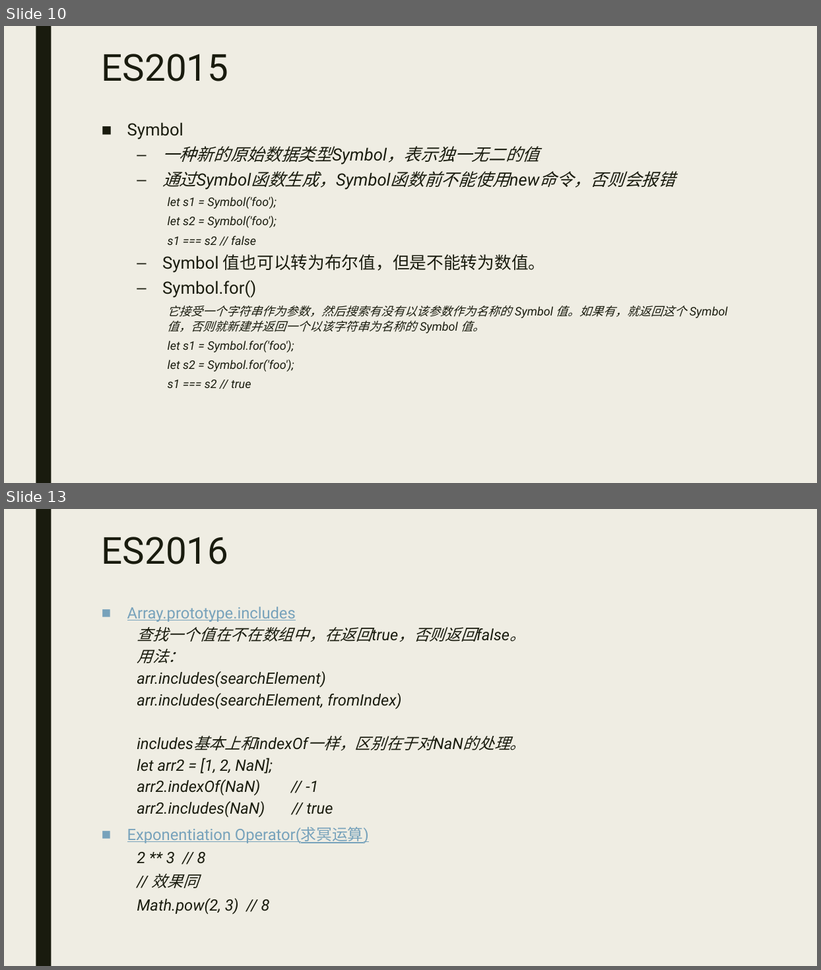
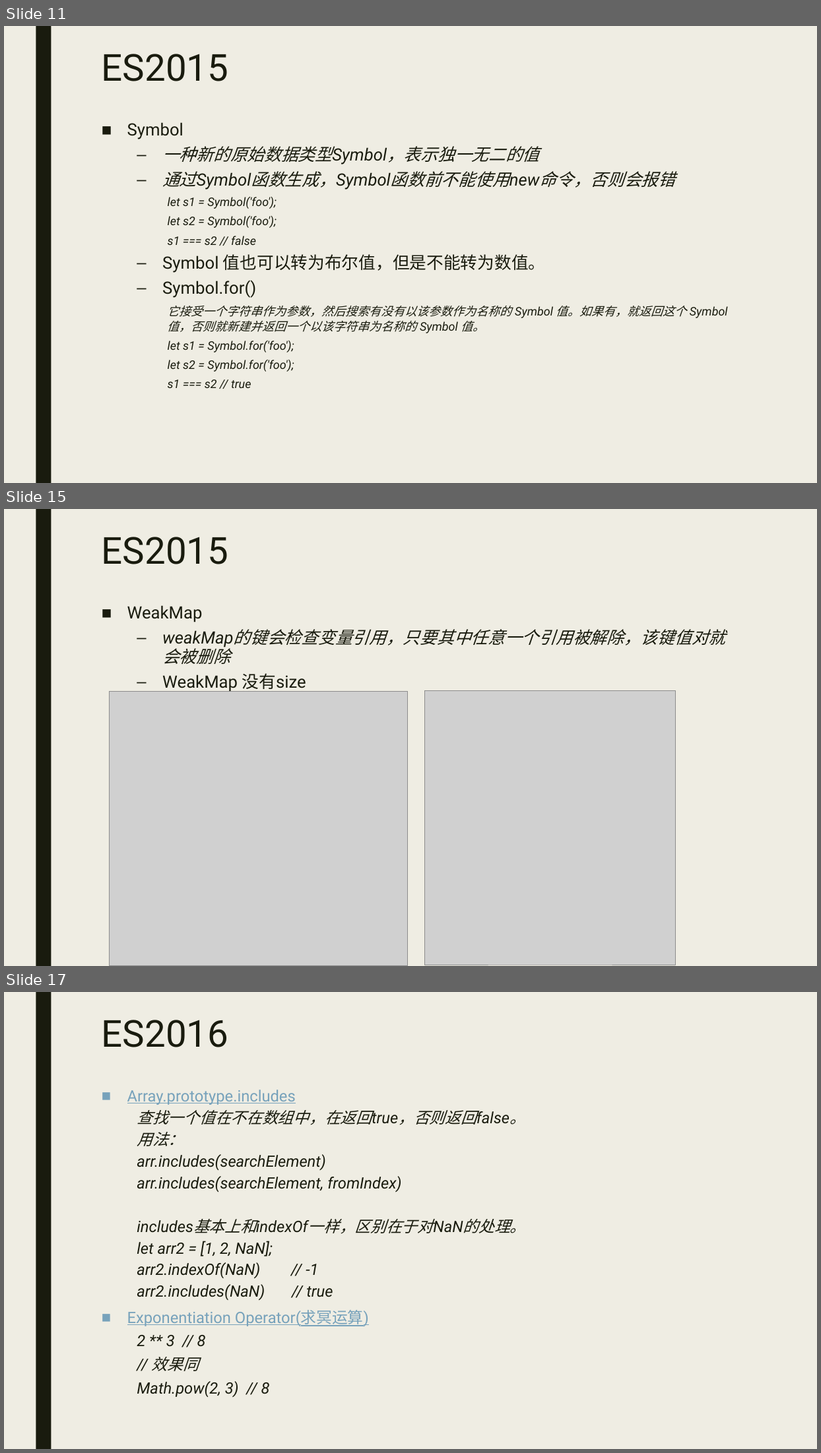
Before and after one commit to wflonglong/wflonglong.github.io, a slide deck: ppt/ES6.pptx. Shown one above the other, each under a label of ours: slides 10 and 13 before the commit, slides 11, 15 and 17 after it; the slides between them are not shown. The pictures are 821x970 and 821x1453 pixels, drawn with LibreOffice and Linux fonts; fonts in the diff are those of the drawing; grey boxes stand for pictures. Boxes give left, top, right and bottom in pixels: in the first picture for what was removed or moved away, otherwise in the second. Text is boxed around its words. In the diff, an @@ line names an element or a change of style, - is before the commit and + after.

```diff
--- a/ppt/ES6.pptx
+++ b/ppt/ES6.pptx
@@ slide 15 added at [4, 509, 817, 966], background #EFEDE3; not listed: 1 template element that a slide beside it also shows @@
@@ title added at [102, 537, 228, 564], 44 pt, text #191B0E @@
+ES2015
@@ text added at [127, 605, 726, 692], 20 pt, text #191B0E, italic @@
+■ WeakMap
+  – weakMap的键会检查变量引用，只要其中任意一个引用被解除，该键值对就会被删除
+  – WeakMap 没有size
@@ picture added at [109, 691, 408, 966] @@
@@ picture added at [425, 691, 676, 965] @@
@@ what was slide 10 is now slide 11 @@
@@ what was slide 13 is now slide 17 @@
```
Also in this commit, not shown: 5 slides changed, 4 other slides added, 16 other files.
